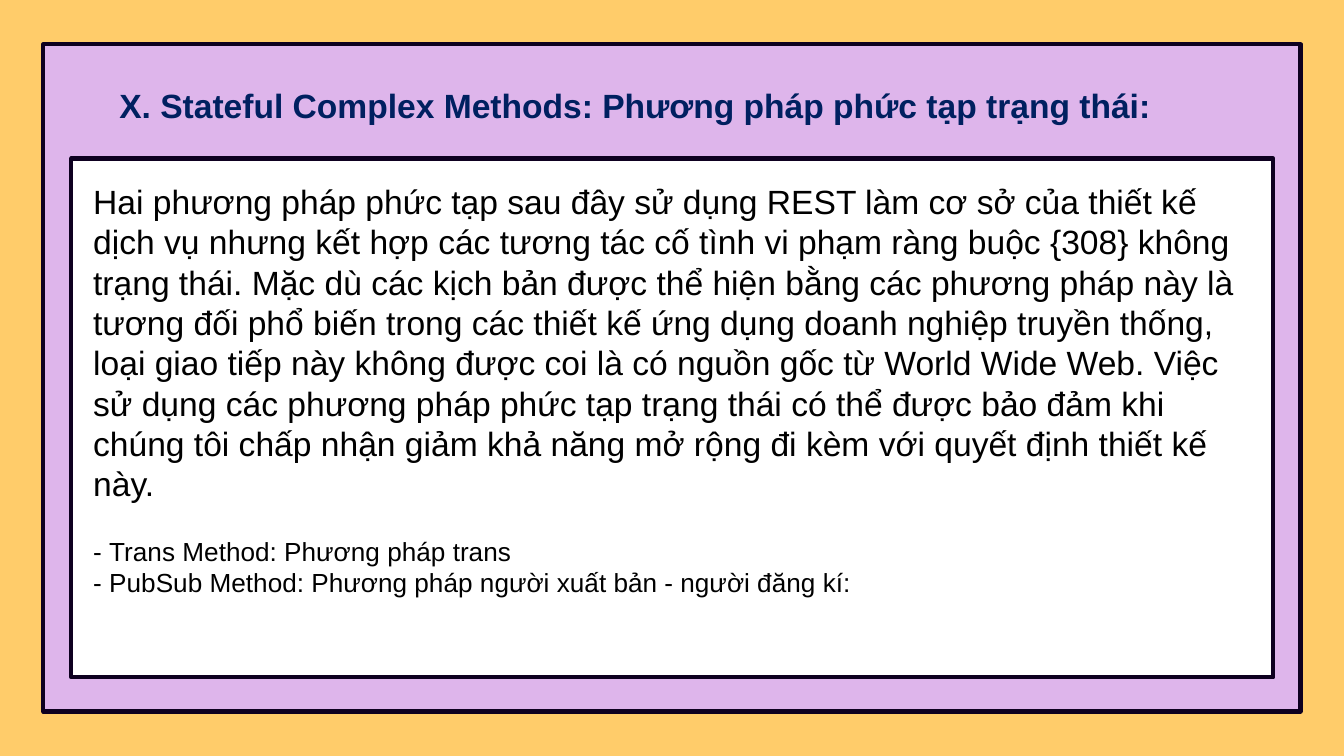
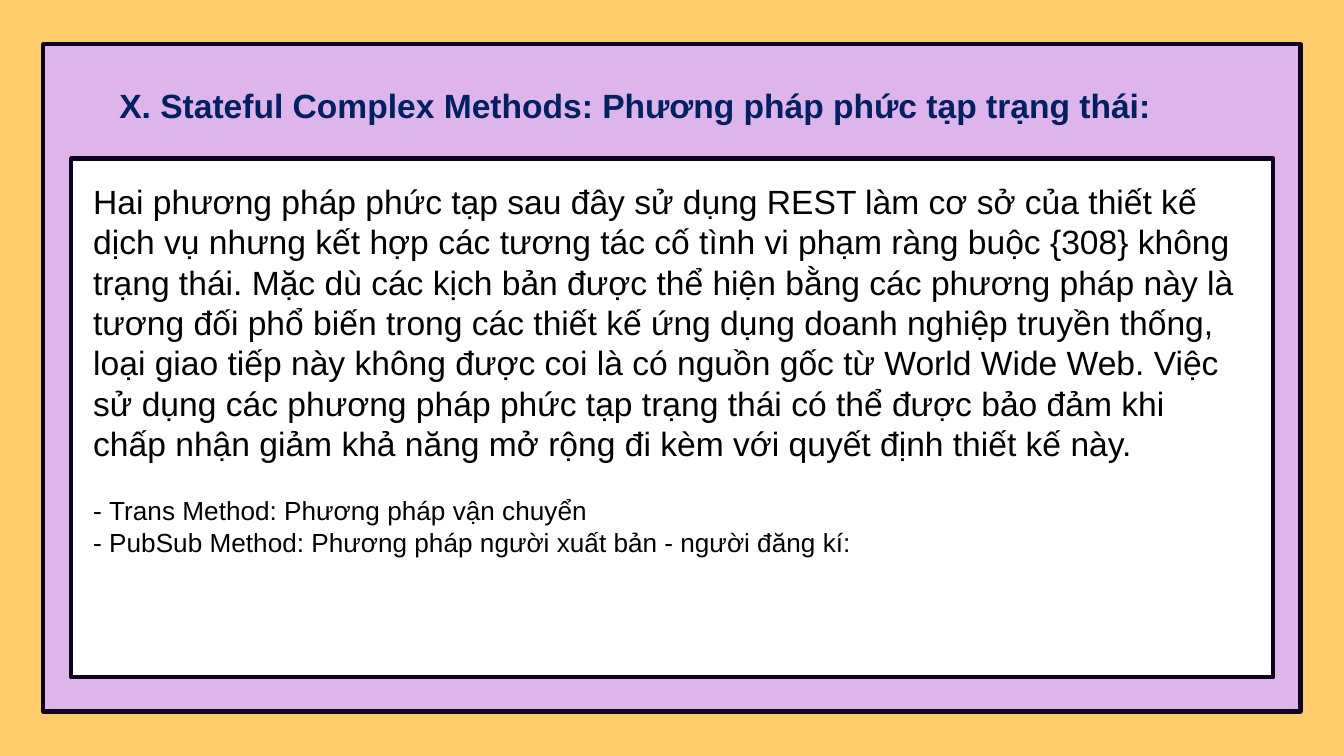
Before and after one commit to thinhotwp1/N1_14, a slide deck: slide 50 of 9.pptx (slide 51 before the commit). Drawn at 1344x756 pixels with LibreOffice and Linux fonts; fonts in the diff are those of the drawing. Boxes give left, top, right and bottom in pixels: in the first picture for what was removed or moved away, otherwise in the second. Text is boxed around its words. In the diff, an @@ line names an element or a change of style, - is before the commit and + after.

```diff
--- a/9.pptx
+++ b/9.pptx
@@ text at <box>93,188,1233,526</box>: text changed @@
-Hai phương pháp phức tạp sau đây sử dụng REST làm cơ sở của thiết kế dịch vụ nhưng kết hợp các tương tác cố tình vi phạm ràng buộc {308} không trạng thái. Mặc dù các kịch bản được thể hiện bằng các phương pháp này là tương đối phổ biến trong các thiết kế ứng dụng doanh nghiệp truyền thống, loại giao tiếp này không được coi là có nguồn gốc từ World Wide Web. Việc sử dụng các phương pháp phức tạp trạng thái có thể được bảo đảm khi chúng tôi chấp nhận giảm khả năng mở rộng đi kèm với quyết định thiết kế này.
-- Trans Method: Phương pháp trans
+Hai phương pháp phức tạp sau đây sử dụng REST làm cơ sở của thiết kế dịch vụ nhưng kết hợp các tương tác cố tình vi phạm ràng buộc {308} không trạng thái. Mặc dù các kịch bản được thể hiện bằng các phương pháp này là tương đối phổ biến trong các thiết kế ứng dụng doanh nghiệp truyền thống, loại giao tiếp này không được coi là có nguồn gốc từ World Wide Web. Việc sử dụng các phương pháp phức tạp trạng thái có thể được bảo đảm khi
+chấp nhận giảm khả năng mở rộng đi kèm với quyết định thiết kế này.
+- Trans Method: Phương pháp vận chuyển
```
Also in this commit, not shown: 17 other slides changed, 1 slide removed.
